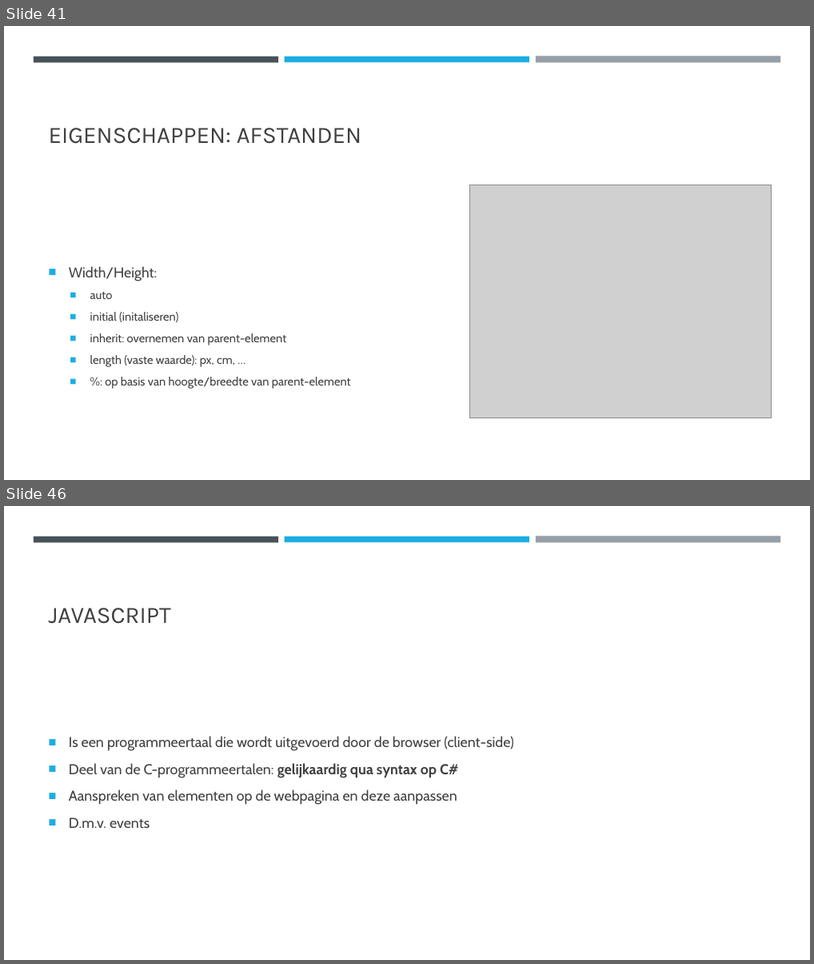
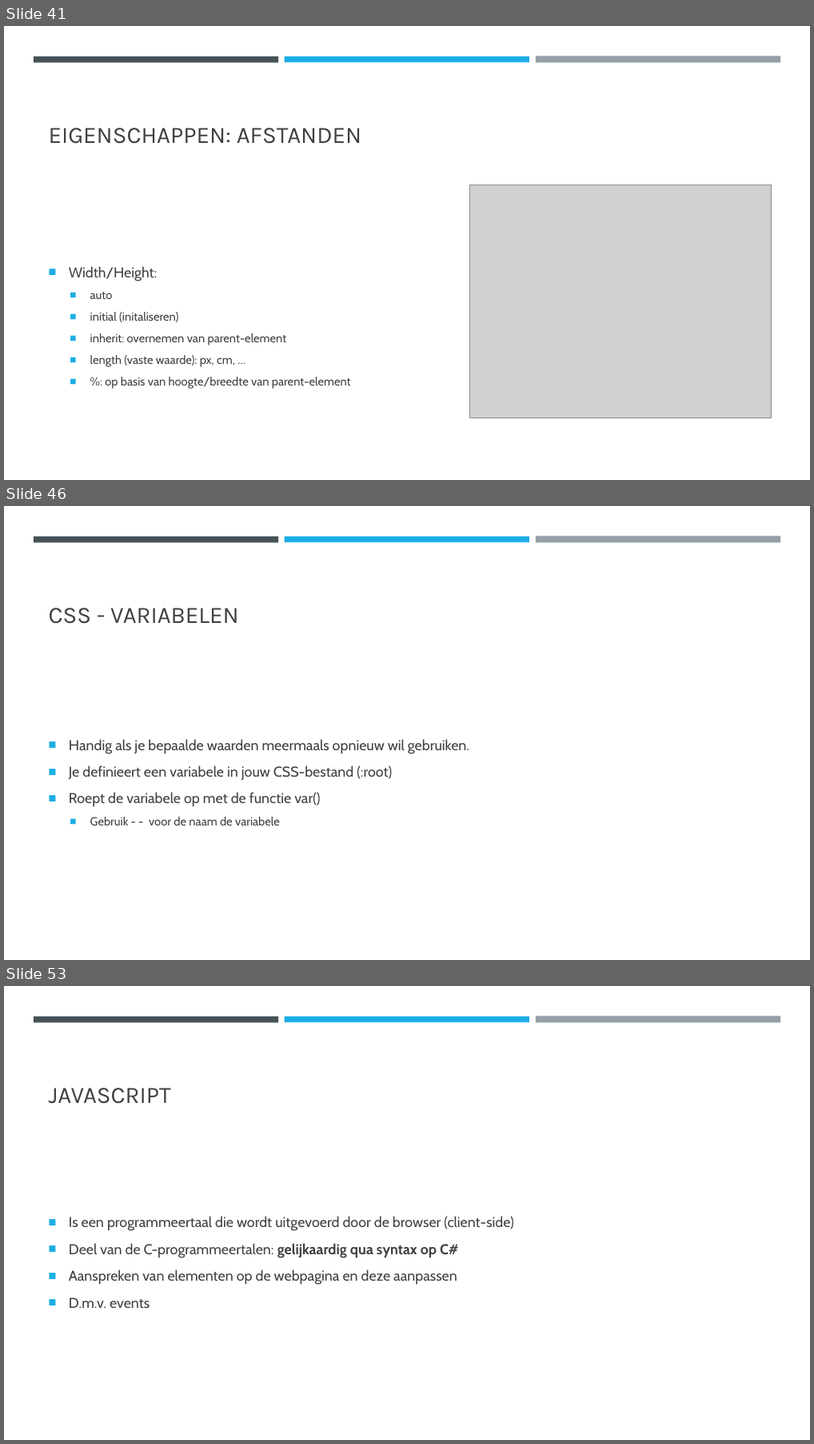
Before and after one commit to DhrLeroy/Webdesign, a slide deck: Webdesign.pptx. Shown one above the other, each under a label of ours: slides 41 and 46 before the commit, slides 41, 46 and 53 after it; the slides between them are not shown. The pictures are 814x964 and 814x1444 pixels, drawn with LibreOffice and Linux fonts; fonts in the diff are those of the drawing; grey boxes stand for pictures. Boxes give left, top, right and bottom in pixels: in the first picture for what was removed or moved away, otherwise in the second. Text is boxed around its words. In the diff, an @@ line names an element or a change of style, - is before the commit and + after.

```diff
--- a/Webdesign.pptx
+++ b/Webdesign.pptx
@@ slide 46 added at box(4, 506, 810, 960), background #FFFFFF; not listed: 3 template elements that a slide beside it also shows @@
@@ title added at box(49, 608, 239, 624), 28 pt, text #404040 @@
+CSS - VARIABELEN
@@ text added at box(69, 739, 470, 825), 17 pt, text #404040 @@
+■ Handig als je bepaalde waarden meermaals opnieuw wil gebruiken.
+■ Je definieert een variabele in jouw CSS-bestand (:root)
+■ Roept de variabele op met de functie var()
+  ■ Gebruik - - voor de naam de variabele
@@ what was slide 46 is now slide 53 @@
```
Also in this commit, not shown: 3 slides changed, 6 other slides added, 11 other files.
